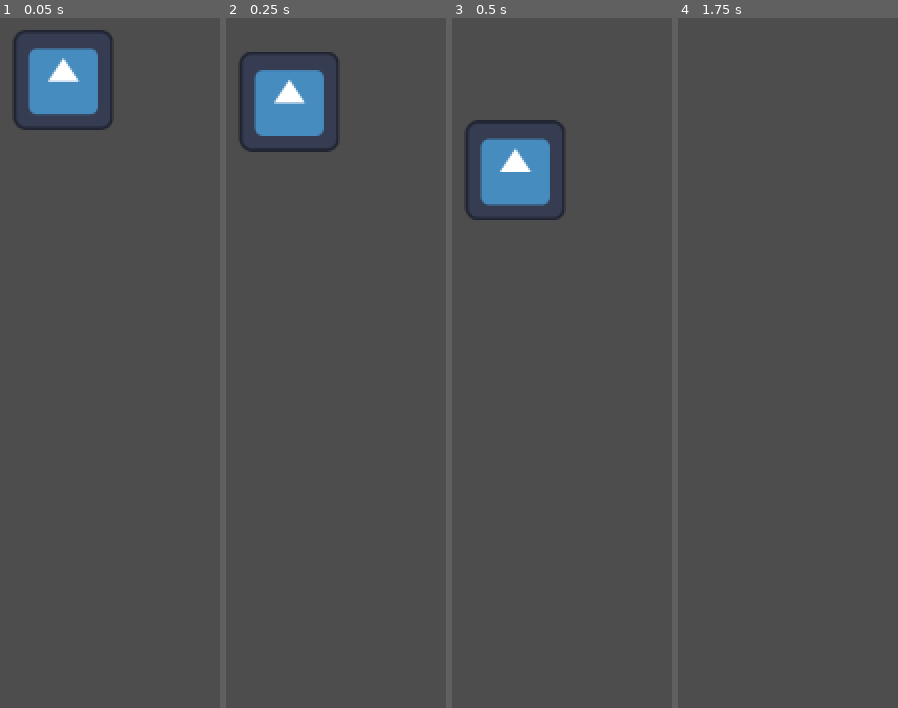
Above: before the commit, frames 1-4 (left to right).
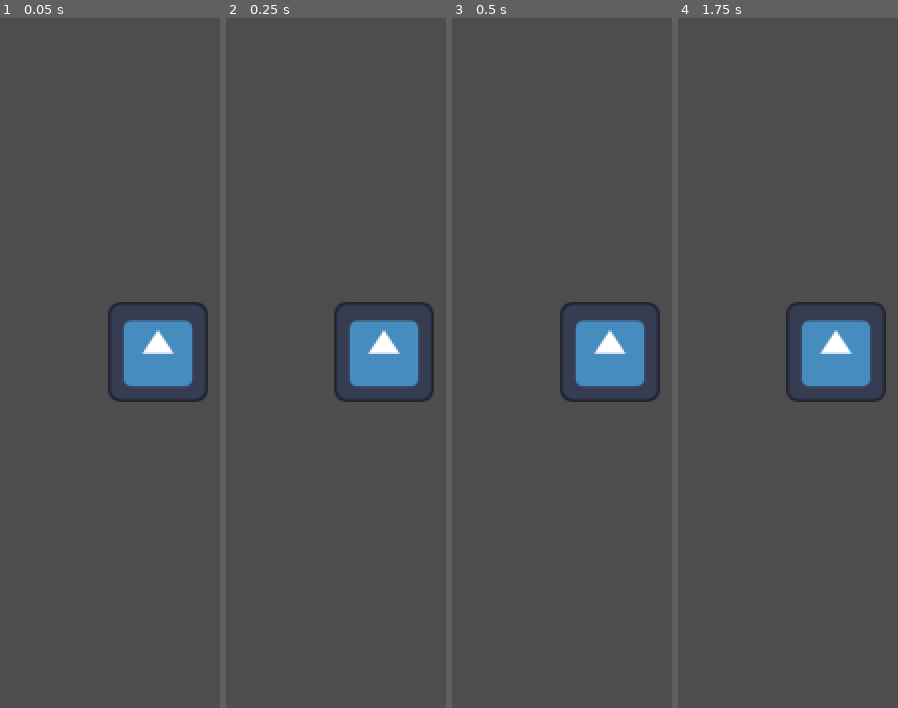
Above: after the commit, the same moments.

Repository: FlashViper/WorldLoader
Game: Godot game, scene res://Loader/world_loader.tscn
Two runs of this game, one before a commit and one after it. Both use one fixed random seed, a clock stepped at 60 frames per second and the inputs below. The project has no main scene, so this scene is started directly. The engine's default icon, where the game draws it, is replaced by a stand-in: a white triangle on a blue panel in a dark square.
Inputs:
- Up to frame 1 (0.05 s): no input
- Up to frame 2 (0.25 s): no input
- Up to frame 3 (0.5 s): no input
- Up to frame 4 (1.75 s): no input

The runs differ from the first frame. In frame 1, 7.8% of the frame differs, in the area x 6-95%, y 1-56%; in frame 2, 7.8%; in frame 3, 7.8%, in the area x 6-95%, y 14-56%; in frame 4, 3.9%.

Commit message:
Added simple test character

Diff:
--- a/Loader/world_loader.tscn
+++ b/Loader/world_loader.tscn
@@ -1,12 +1,9 @@
-[gd_scene load_steps=6 format=3 uid="uid://cmhta06wtb6qc"]
+[gd_scene load_steps=5 format=3 uid="uid://cmhta06wtb6qc"]
 
 [ext_resource type="Script" path="res://Loader/Loader_World.gd" id="1_5plwq"]
 [ext_resource type="Script" path="res://Loader/Loader_Level.gd" id="2_ent2y"]
 [ext_resource type="Script" path="res://Loader/CollisionMap.gd" id="3_k7yua"]
-[ext_resource type="Texture2D" uid="uid://yi3v1fj1g7ul" path="res://icon.svg" id="4_imig2"]
-
-[sub_resource type="RectangleShape2D" id="RectangleShape2D_umk0p"]
-size = Vector2(114, 118)
+[ext_resource type="PackedScene" uid="uid://uw2kxkq75lgn" path="res://Testing/TestCharacter.tscn" id="4_66xwb"]
 
 [node name="WorldLoader" type="Node"]
 script = ExtResource("1_5plwq")
@@ -18,11 +15,5 @@
 [node name="CollisionMap" type="Node2D" parent="."]
 script = ExtResource("3_k7yua")
 
-[node name="Test Dummy" type="RigidBody2D" parent="."]
-position = Vector2(903, 227)
-
-[node name="Icon" type="Sprite2D" parent="Test Dummy"]
-texture = ExtResource("4_imig2")
-
-[node name="CollisionShape2D" type="CollisionShape2D" parent="Test Dummy"]
-shape = SubResource("RectangleShape2D_umk0p")
+[node name="TestCharacter" parent="." instance=ExtResource("4_66xwb")]
+position = Vector2(855, 472)
--- /dev/null
+++ b/Testing/TestCharacter.tscn
@@ -0,0 +1,34 @@
+[gd_scene load_steps=4 format=3 uid="uid://uw2kxkq75lgn"]
+
+[ext_resource type="Texture2D" uid="uid://yi3v1fj1g7ul" path="res://icon.svg" id="1_53ba4"]
+
+[sub_resource type="GDScript" id="GDScript_cw57q"]
+script/source = "extends CharacterBody2D
+
+const SPEED = 300.0
+
+func _physics_process(delta: float) -> void:
+	var direction := Input.get_vector(\"ui_left\", \"ui_right\", \"ui_up\", \"ui_down\")
+	if direction:
+		velocity = direction * SPEED
+	else:
+		velocity = velocity.move_toward(Vector2.ZERO, SPEED * 6 * delta)
+
+	move_and_slide()
+"
+
+[sub_resource type="CircleShape2D" id="CircleShape2D_vy031"]
+radius = 61.131
+
+[node name="TestCharacter" type="CharacterBody2D"]
+script = SubResource("GDScript_cw57q")
+
+[node name="Sprite2D" type="Sprite2D" parent="."]
+texture = ExtResource("1_53ba4")
+
+[node name="CollisionShape2D" type="CollisionShape2D" parent="."]
+shape = SubResource("CircleShape2D_vy031")
+
+[node name="Camera2D" type="Camera2D" parent="."]
+current = true
+position_smoothing_enabled = true
